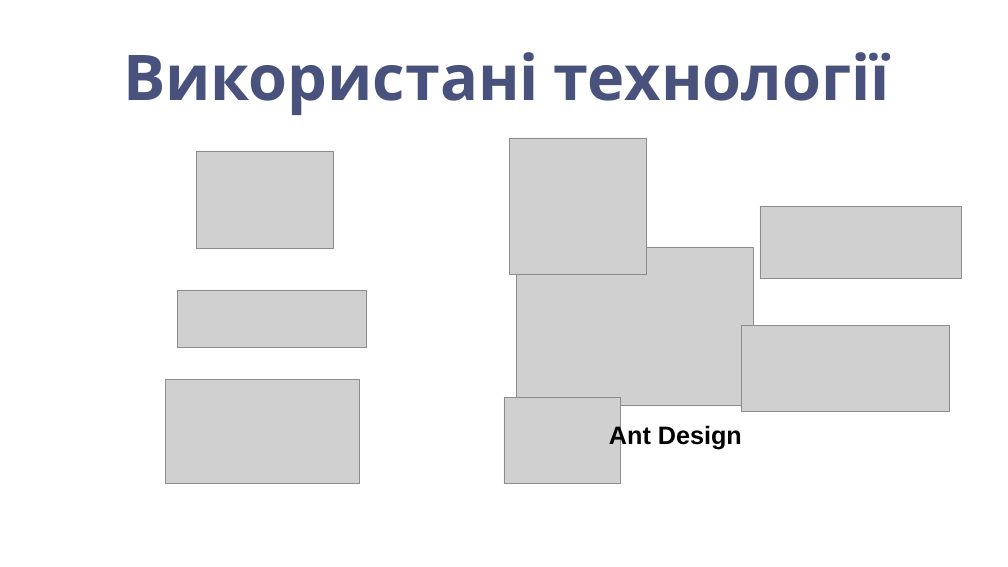
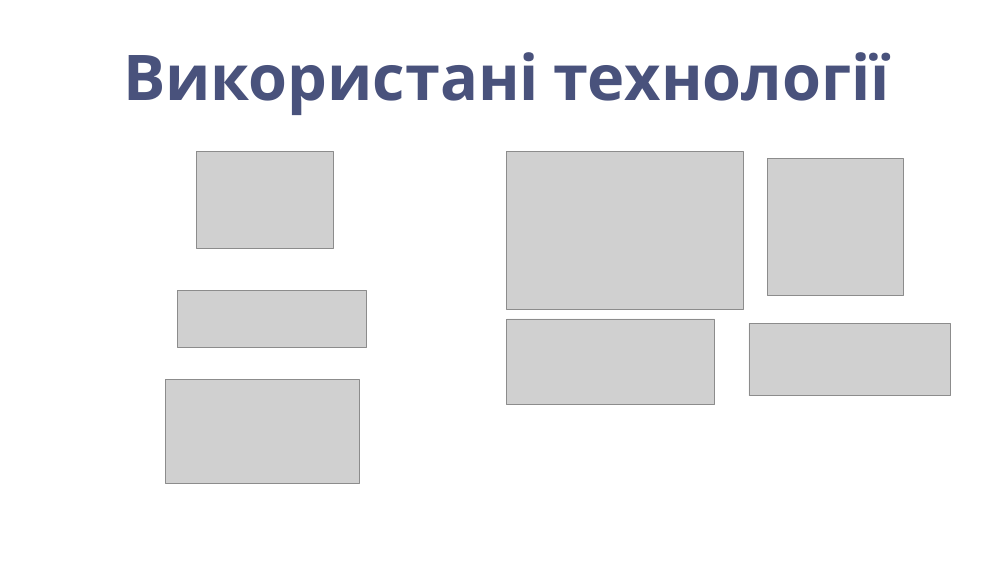
Before and after one commit to grozer221/EducationalPortal, a slide deck: slide 5 of Presentation.pptx. Drawn at 1008x567 pixels with LibreOffice and Linux fonts; fonts in the diff are those of the drawing; grey boxes stand for pictures; background and template pictures are left out. Boxes give left, top, right and bottom in pixels: in the first picture for what was removed or moved away, otherwise in the second. Text is boxed around its words. In the diff, an @@ line names an element or a change of style, - is before the commit and + after.

```diff
--- a/Presentation.pptx
+++ b/Presentation.pptx
@@ picture: place and size @@
-picture at <box>516,247,753,405</box>
+picture at <box>507,152,743,310</box>
@@ picture: place and size @@
-picture at <box>510,138,646,274</box>
+picture at <box>768,159,904,295</box>
@@ picture: place and size @@
-picture at <box>742,325,950,411</box>
+picture at <box>507,319,715,405</box>
@@ picture: place and size @@
-picture at <box>760,206,961,279</box>
+picture at <box>749,324,951,396</box>
@@ picture removed at <box>504,398,621,483</box> @@
@@ text removed at <box>609,424,742,450</box> @@
-Ant Design
```
Also in this commit, not shown: 1 other slide changed, 2 slides added, 1 slide removed, 3 other files.
